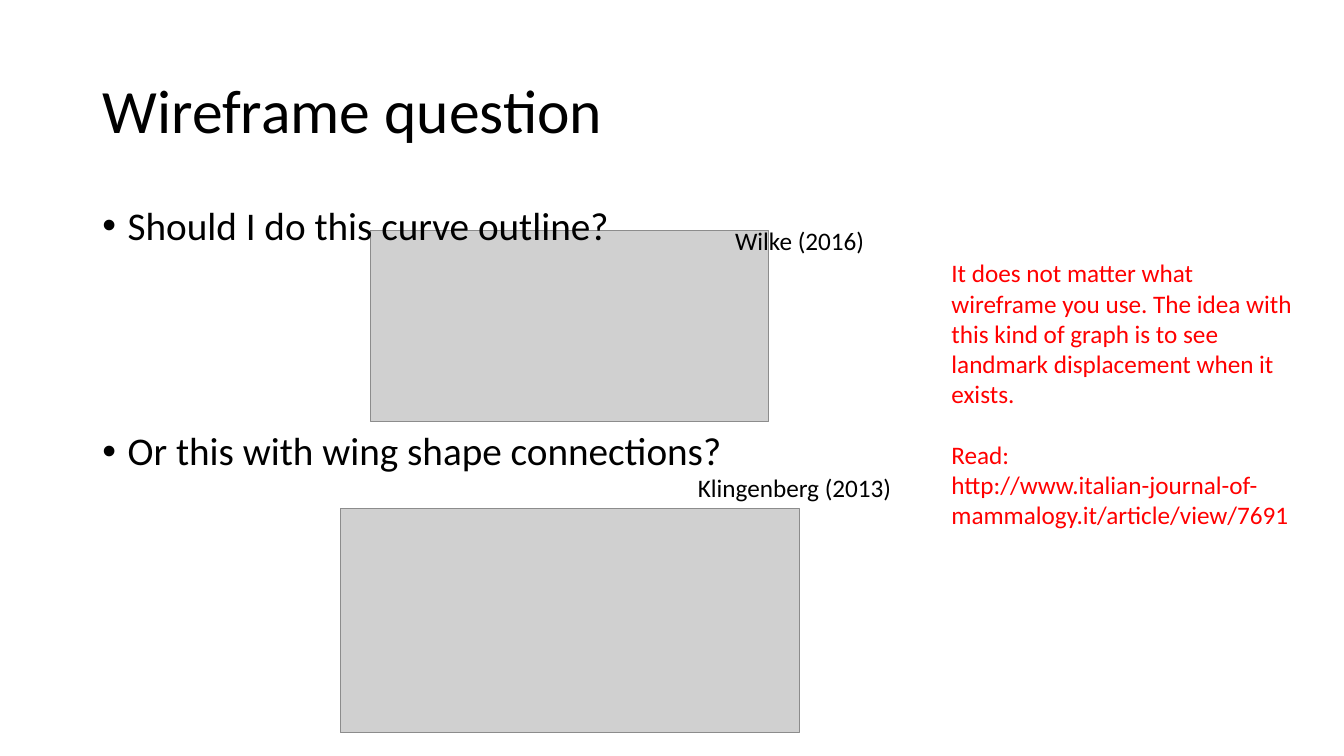
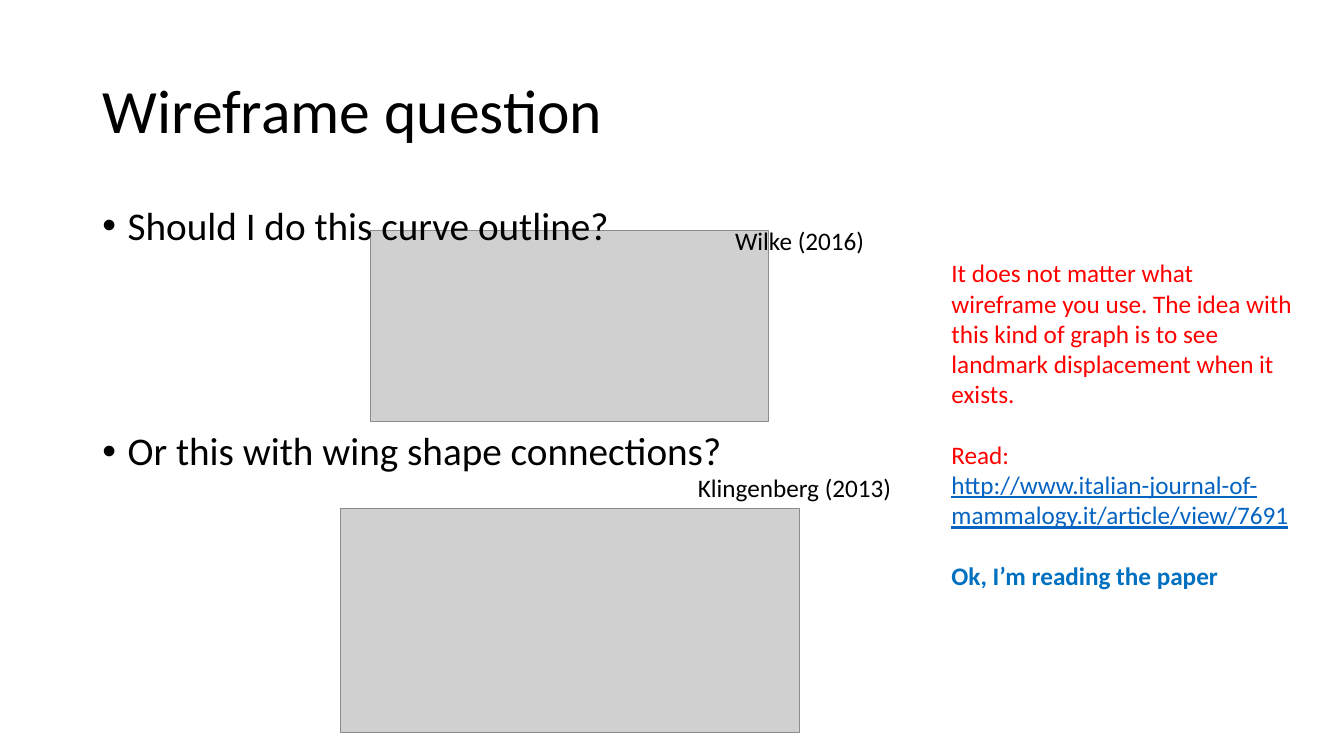
Before and after one commit to Virchu/wingproj, a slide deck: slide 16 of Gomez analysis plan/2017_11_11 Brazil Field An darlingi results.pptx. Drawn at 1344x756 pixels with LibreOffice and Linux fonts; fonts in the diff are those of the drawing; grey boxes stand for pictures. Boxes give left, top, right and bottom in pixels: in the first picture for what was removed or moved away, otherwise in the second. Text is boxed around its words. In the diff, an @@ line names an element or a change of style, - is before the commit and + after.

```diff
--- a/Gomez analysis plan/2017_11_11 Brazil Field An darlingi results.pptx
+++ b/Gomez analysis plan/2017_11_11 Brazil Field An darlingi results.pptx
@@ text at [951,476,1288,529]: text colour #FF0000 to #0563C1, underline on in "http://www.italian-journal-of-mammalogy.it/article/view/7691" @@
@@ text at [951,567,1218,590]: paragraph added @@
+Ok, I’m reading the paper
```
Also in this commit, not shown: 3 other slides changed, 2 slides added, 2 other files.
